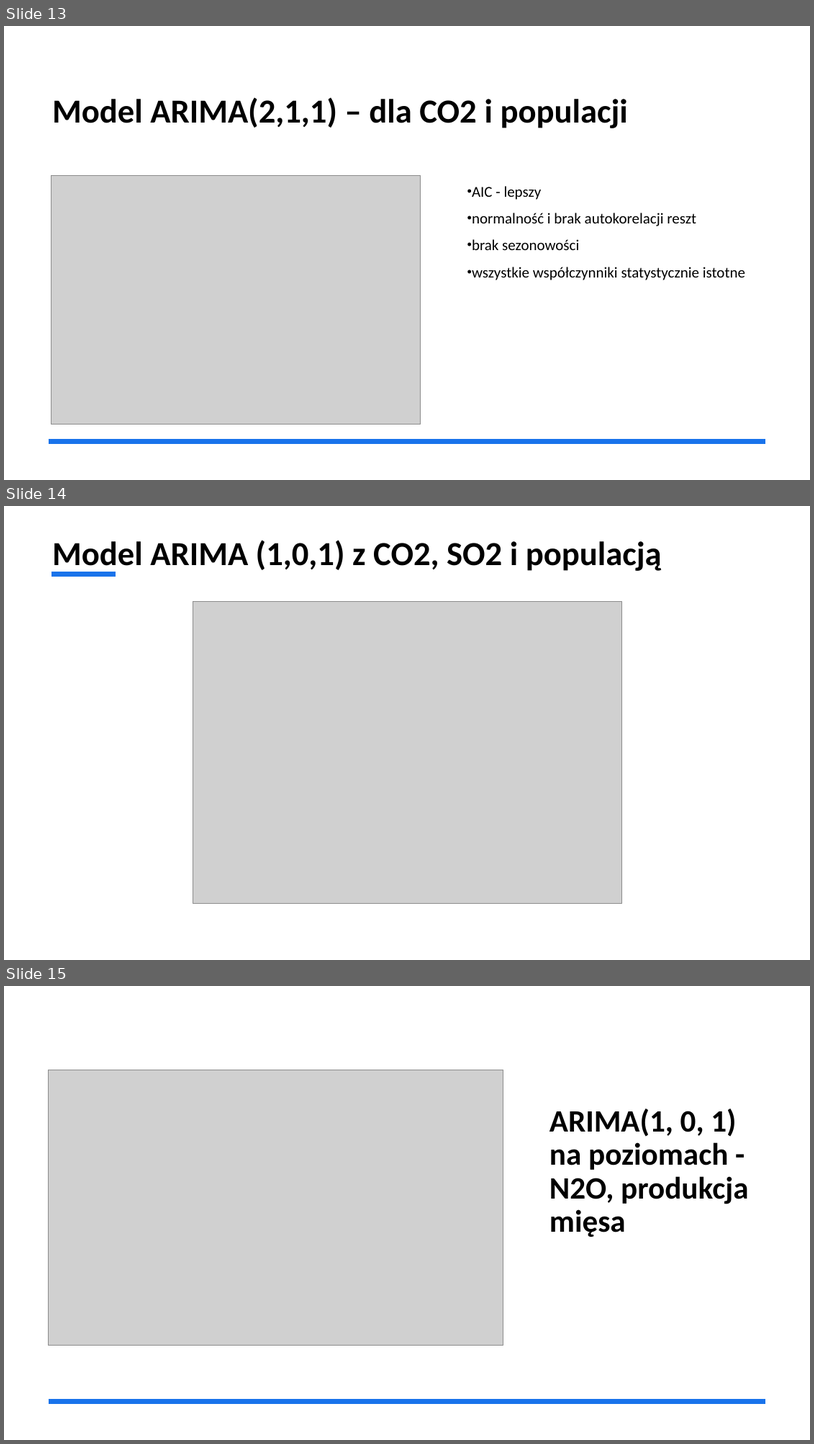
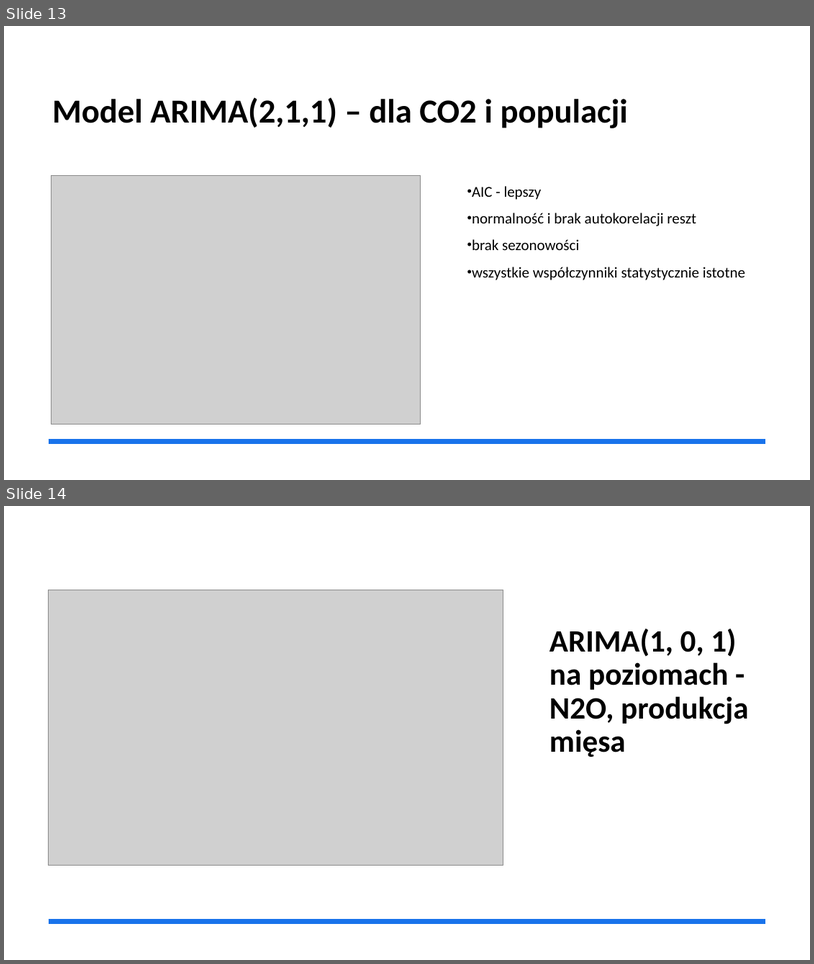
Before and after one commit to Joanna-Maslankiewicz/Analityka-Gospodarcza-sem2, a slide deck: Python/Projekt/projekt_python.pptx. Shown one above the other, each under a label of ours: slides 13, 14 and 15 before the commit, slides 13 and 14 after it. The pictures are 814x1444 and 814x964 pixels, drawn with LibreOffice and Linux fonts; fonts in the diff are those of the drawing; grey boxes stand for pictures. Boxes give left, top, right and bottom in pixels: in the first picture for what was removed or moved away, otherwise in the second. Text is boxed around its words. In the diff, an @@ line names an element or a change of style, - is before the commit and + after.

```diff
--- a/Python/Projekt/projekt_python.pptx
+++ b/Python/Projekt/projekt_python.pptx
@@ slide 14 removed at [4, 506, 810, 960], background #FFFFFF @@
@@ title removed at [52, 540, 662, 574] @@
-Model ARIMA (1,0,1) z CO2, SO2 i populacją
@@ line removed from (52, 574) to (116, 574) @@
@@ picture removed at [193, 602, 622, 903] @@
@@ what was slide 15 is now slide 14 @@
```
Also in this commit, not shown: 2 slides changed, 5 slides added.
